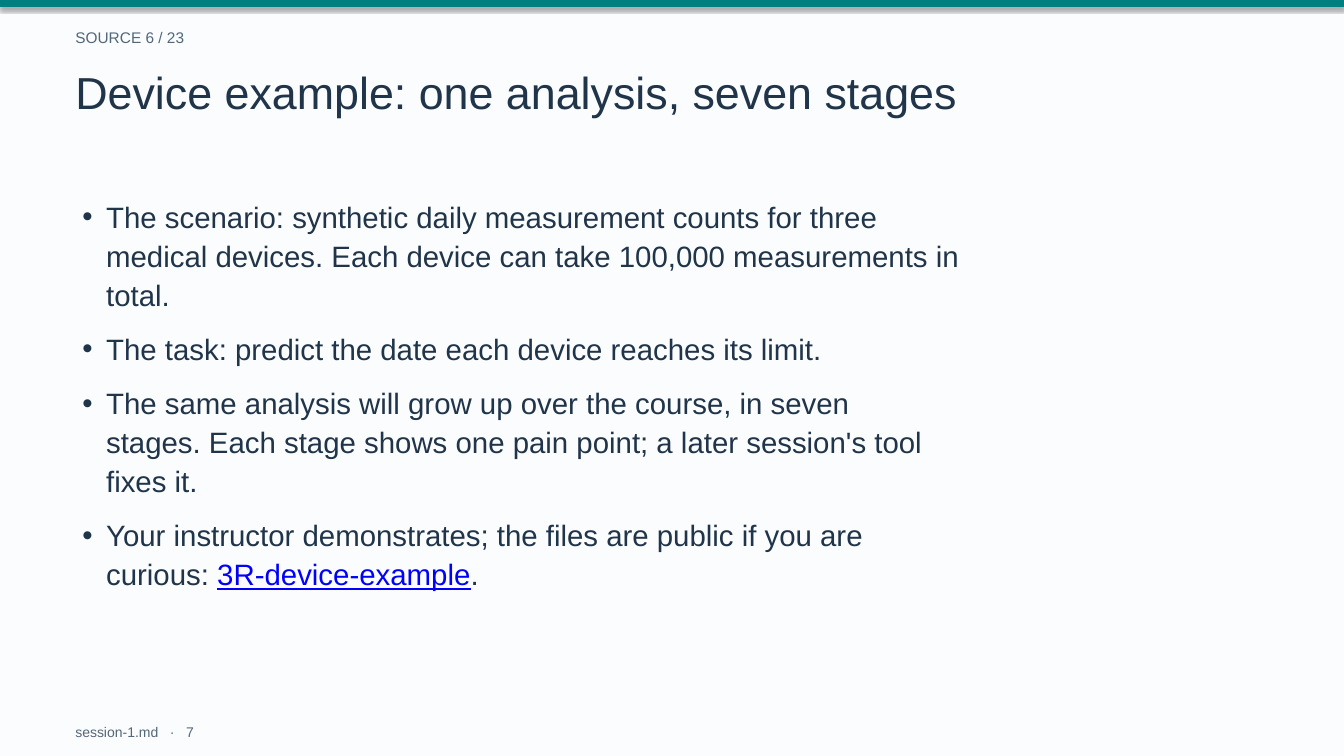
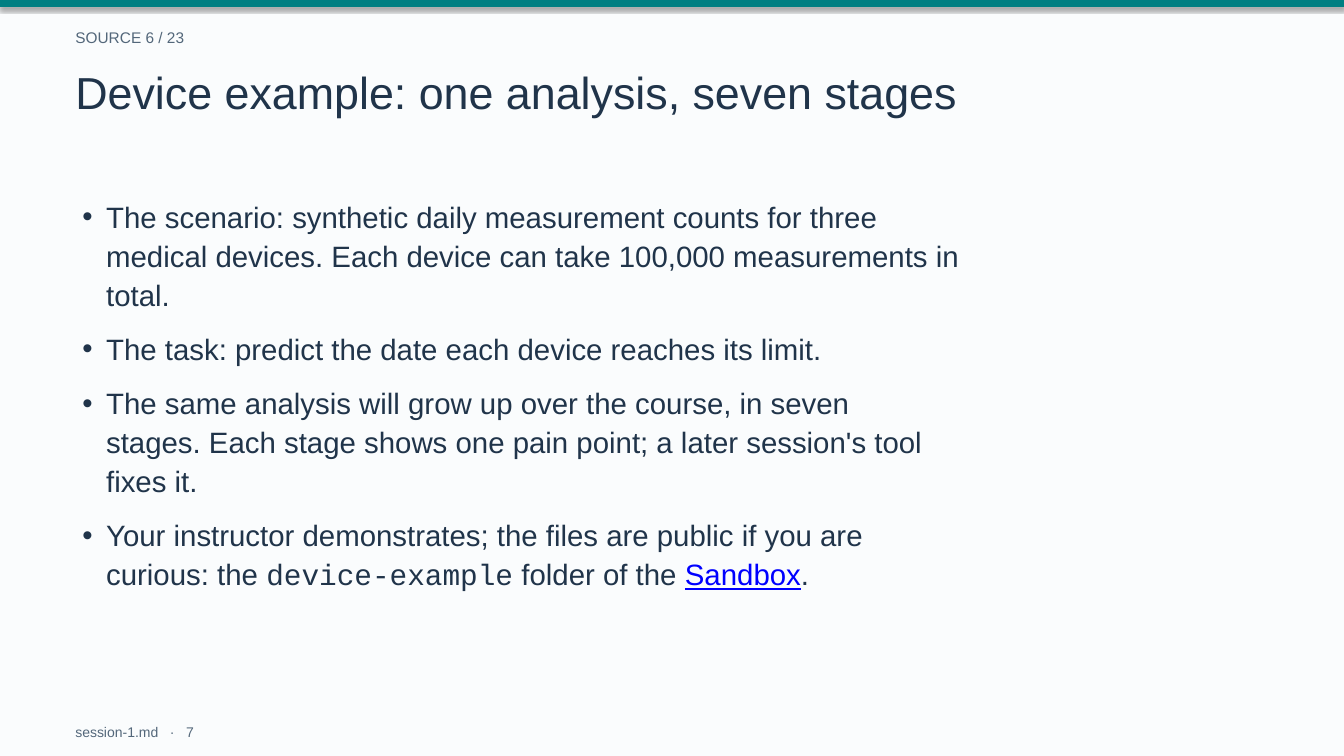
Before and after one commit to drweihungpan-lab/3R-teaching, a slide deck: slide 7 of materials/slides/session-1.pptx. Drawn at 1344x756 pixels with LibreOffice and Linux fonts; fonts in the diff are those of the drawing. Boxes give left, top, right and bottom in pixels: in the first picture for what was removed or moved away, otherwise in the second. Text is boxed around its words. In the diff, an @@ line names an element or a change of style, - is before the commit and + after.

```diff
--- a/materials/slides/session-1.pptx
+++ b/materials/slides/session-1.pptx
@@ text at (106, 524, 862, 591): text changed @@
-• Your instructor demonstrates; the files are public if you are
-  curious: 3R-device-example.
+• Your instructor demonstrates; the files are public if you are
+  curious: the device-example folder of the Sandbox.
```
Also in this commit, not shown: 2 other files.
